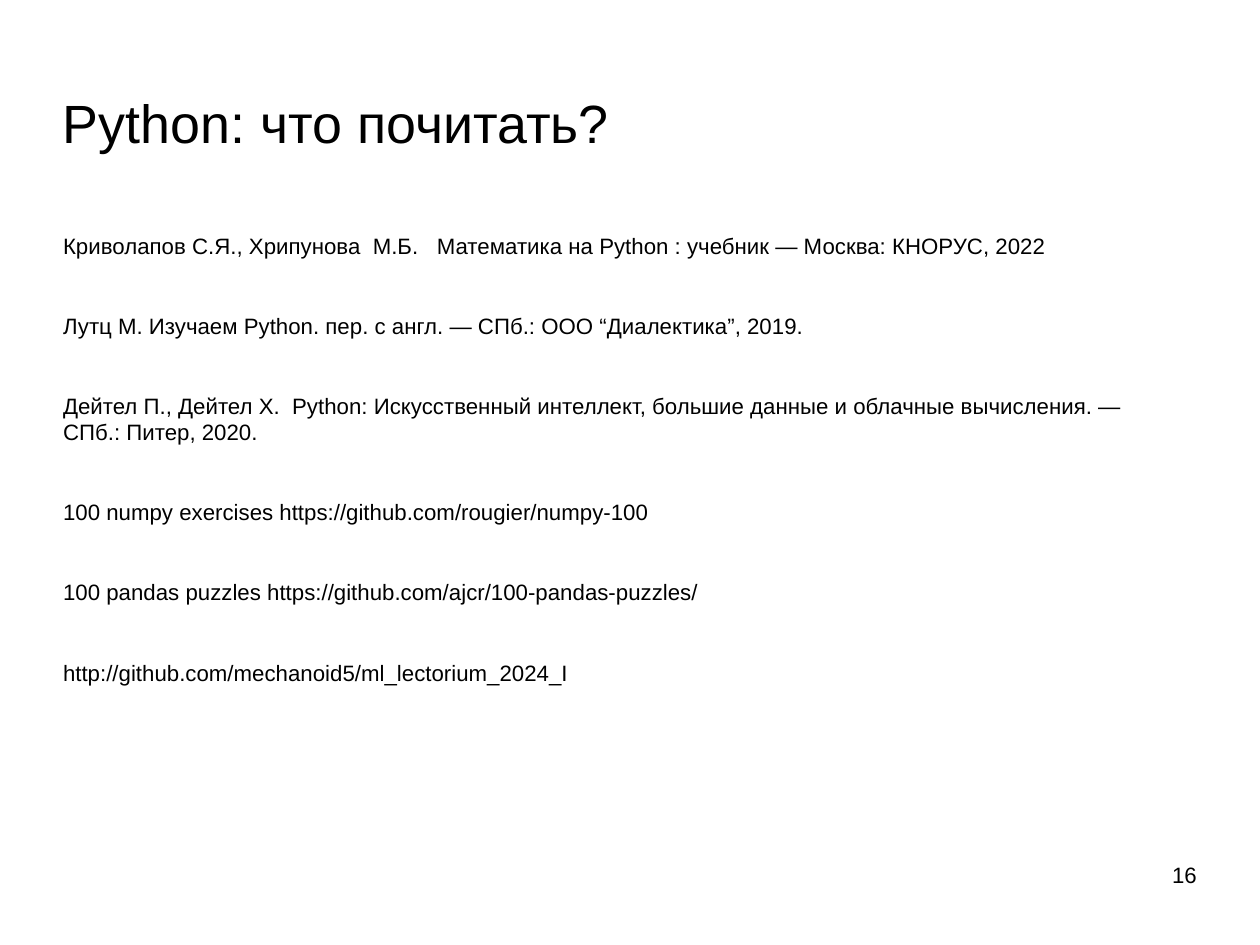
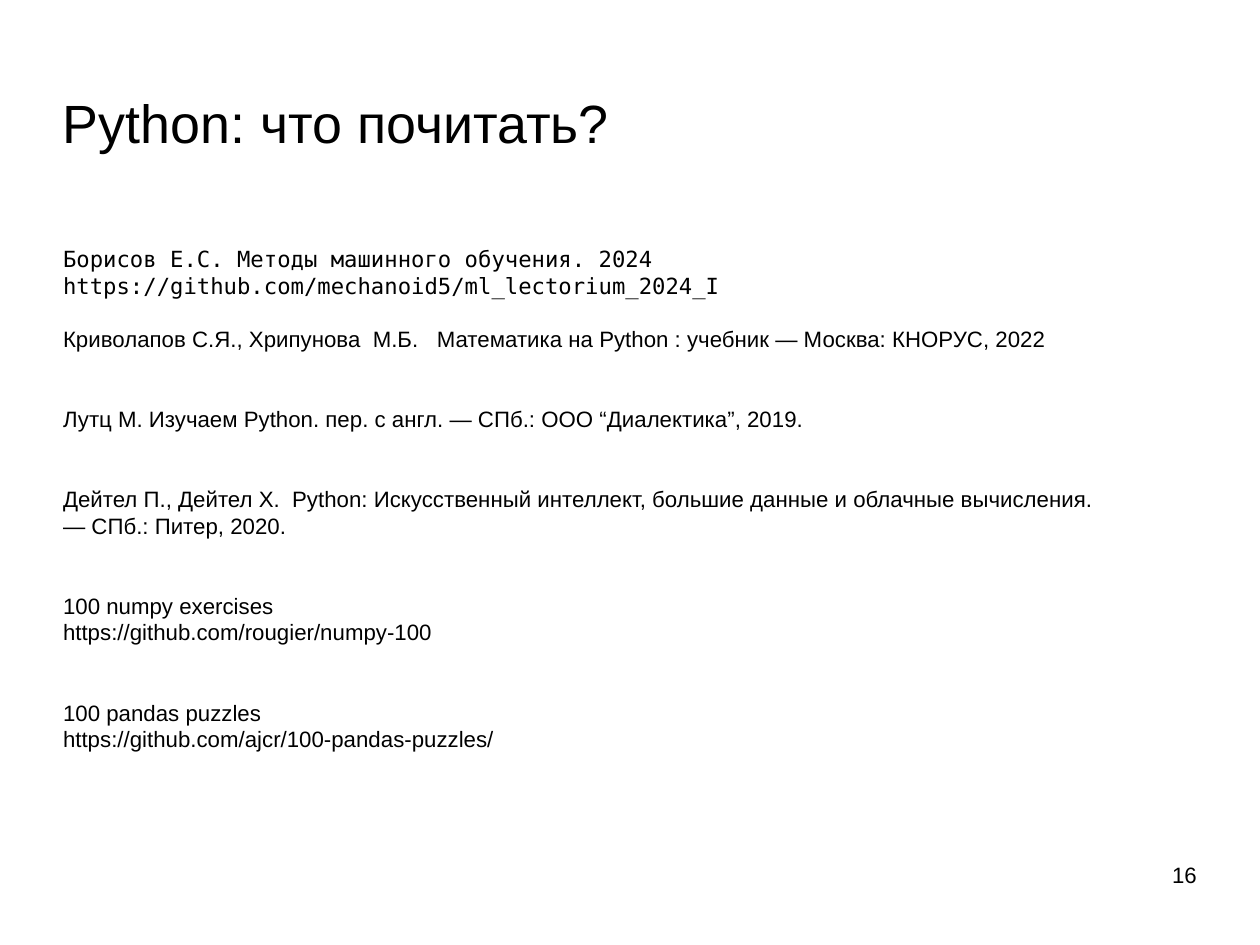
Before and after one commit to mechanoid5/ml_lectorium_2024_I, a slide deck: slide 16 of 02d-python-libs.odp. Drawn at 1260x945 pixels with LibreOffice and Linux fonts; fonts in the diff are those of the drawing; background and template pictures are left out. Boxes give left, top, right and bottom in pixels: in the first picture for what was removed or moved away, otherwise in the second. Text is boxed around its words. In the diff, an @@ line names an element or a change of style, - is before the commit and + after.

```diff
--- a/02d-python-libs.odp
+++ b/02d-python-libs.odp
@@ text at [63, 250, 719, 299]: paragraphs added @@
+Борисов Е.С. Методы машинного обучения. 2024
+https://github.com/mechanoid5/ml_lectorium_2024_I
@@ text at [63, 490, 1092, 752]: text changed @@
-Дейтел П., Дейтел Х. Python: Искусственный интеллект, большие данные и облачные вычисления. — СПб.: Питер, 2020.
-100 numpy exercises https://github.com/rougier/numpy-100
-100 pandas puzzles https://github.com/ajcr/100-pandas-puzzles/
-http://github.com/mechanoid5/ml_lectorium_2024_I
+Дейтел П., Дейтел Х. Python: Искусственный интеллект, большие данные и облачные вычисления.
+— СПб.: Питер, 2020.
+100 numpy exercises
+https://github.com/rougier/numpy-100
+100 pandas puzzles
+https://github.com/ajcr/100-pandas-puzzles/
```
Also in this commit, not shown: 5 other files.
